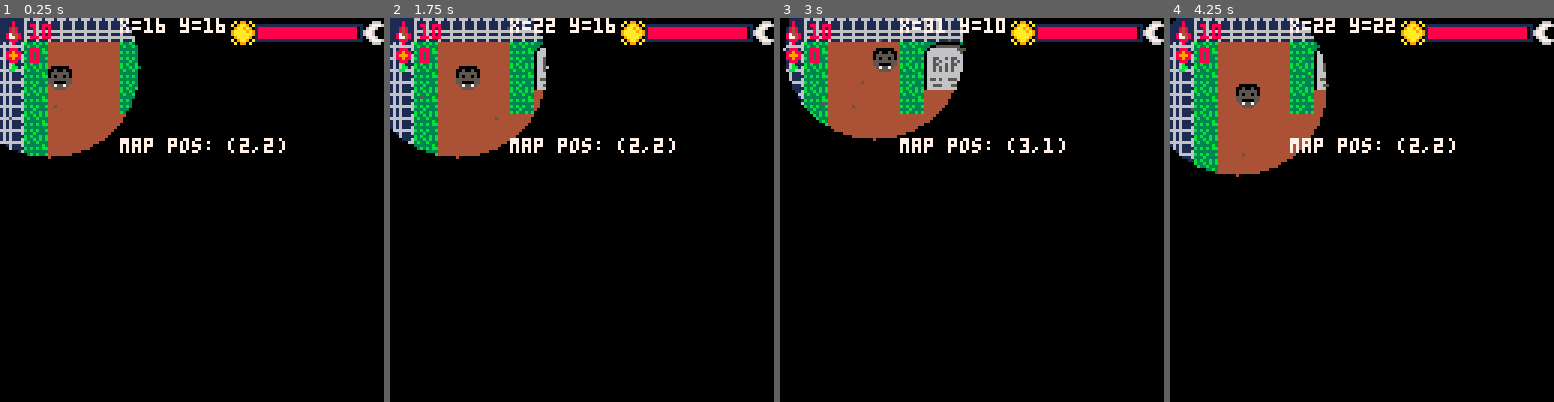
Above: before the commit, frames 1-4 (left to right).
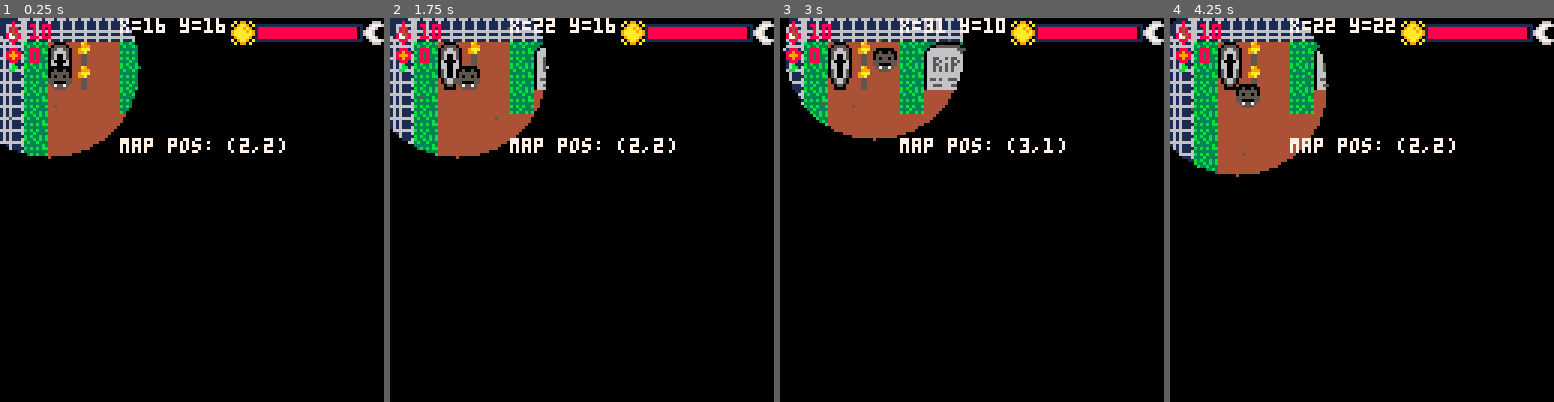
Above: after the commit, the same moments.

Repository: CarlaTabet/BitsAndBytes
Game: PICO-8 cartridge game.p8
Same seed, same stepped clock (60 frames per second), same inputs: the game is played once before the commit and once after it.
Inputs:
- Up to frame 1 (0.25 s): no input
- Up to frame 2 (1.75 s): tap X (X key) at 0.33, 1.07 s; tap O (Z key) at 0.7, 1.7 s; hold Right from 1.6 s (still down)
- Up to frame 3 (3 s): tap X (X key) at 1.85, 2.97 s; release Right at 2.1 s; tap O (Z key) at 2.1, 2.5, 2.9 s; hold Up 2.15-2.42 s; hold Right from 2.47 s (still down)
- Up to frame 4 (4.25 s): release Right at 3.03 s; hold Left 3.08-3.58 s; tap O (Z key) at 3.3, 3.7, 4.1 s; hold Down 3.63-3.97 s; hold Right from 4.02 s (still down); tap X (X key) at 4.08 s

The runs differ from the first frame. In frame 1, 0.7% of the frame differs, in the area x 0-24%, y 0-19%; in frame 2, 0.9%; in frame 3, 1.0%; in frame 4, 1.0%.

Commit message:
Added dracula coffin

Diff:
--- a/game.p8
+++ b/game.p8
@@ -782,12 +782,12 @@
 
 
 __gff__
-0000000101000001010000000000000000000100010100000000000000000000010101010000000000000000000000000101010100000000000000000000000001010101010101010101010101010000010101010101000101000101010000000001010101000000000000000000000000000000000000000000000000000000
+0000000101000001010000000000000000000100010100000000000000000100010101010000000000000000000000000101010100000000000000000000000001010101010101010101010101010000010101010101000101000101010000000001010101000000000000000000000000000000000000000000000000000000
 0000000000000000000000000000000000000000000000000000000000000000000000000000000000000000000000000000000000000000000000000000000000000000000000000000000000000000000000000000000000000000000000000000000000000000000000000000000000000000000000000000000000000000
 __map__
-1e03030303030303030303030303030303030303030303030303030303030303030303070000000000000a1d1d1d1d1d1d1d1d1d1d1d1d1d1d1d0a00000000000000000e0e0e0e0e0e0e0e0e0e0e0e0e0e0e0e0e0e0e0e0e0e0e0e0e0e0e0e0e0e0e0e0e0e0e0e0e0e0e0e0e0e0e0e0e0e0e0e0e0e0e0e0e0e0e0e0e0e0e0e0e
-0412101010122021121212020102020202021302020202021212122021120213020202040000000000000a1d0e0e0e0e0e0e0e0e0e0e0e0e0e1d0a00000000000000000e0d0d0d0d0d0d0d0d0d0d0d0d0d0d0d0d0d0d0d0d0d0d0d0d0d0d0d0d0d0d0d0d0d0d0d0d0d0d0d0d0d0d0d0d0d0d0d0d0d0d0d0d0d0d0d0d0d0d0d0e
-04121010101230313b3b1202020213020201020202020201123b3b3031120202020202040000000000000a1d0e0e0e0e0e0e0e0e0e0e0e0e0e1d0a00000000000000000e0d0d0d0d0d0d0d0d0d0d0d0d0d0d0d0d0d0d0d0d0d0d0d0d0d0d0d0d0d0d0d0d0d0d0d0d0d0d0d0d0d0d0d0d0d0d0d0d0d0d0d0d0d0d0d0d0d0d0d0e
+0803030303030303030303030303030303030303030303030303030303030303030303060000000000000a1d1d1d1d1d1d1d1d1d1d1d1d1d1d1d0a00000000000000000e0e0e0e0e0e0e0e0e0e0e0e0e0e0e0e0e0e0e0e0e0e0e0e0e0e0e0e0e0e0e0e0e0e0e0e0e0e0e0e0e0e0e0e0e0e0e0e0e0e0e0e0e0e0e0e0e0e0e0e0e
+0412173610122021121212020102020202021302020202021212122021120213020202040000000000000a1d0e0e0e0e0e0e0e0e0e0e0e0e0e1d0a00000000000000000e0d0d0d0d0d0d0d0d0d0d0d0d0d0d0d0d0d0d0d0d0d0d0d0d0d0d0d0d0d0d0d0d0d0d0d0d0d0d0d0d0d0d0d0d0d0d0d0d0d0d0d0d0d0d0d0d0d0d0d0e
+04122736101230313b3b1202020213020201020202020201123b3b3031120202020202040000000000000a1d0e0e0e0e0e0e0e0e0e0e0e0e0e1d0a00000000000000000e0d0d0d0d0d0d0d0d0d0d0d0d0d0d0d0d0d0d0d0d0d0d0d0d0d0d0d0d0d0d0d0d0d0d0d0d0d0d0d0d0d0d0d0d0d0d0d0d0d0d0d0d0d0d0d0d0d0d0d0e
 0412101010121010101012121212121212121212121212121210101010121212120201040000000000000a1d0e0e0e0e0e0e0e0e0e0e0e0e0e1d0a00000000000000000e0d0d0d0d0d0d0d0d0d0d0d0d0d0d0d0d0d0d0d0d0d0d0d0d0d0d0d0d0d0d0d0d0d0d0d0d0d0d0d0d0d0d0d0d0d0d0d0d0d0d0d0d0d0d0d0d0d0d0d0e
 0412101010101010101010101010101010101010101010101010101010101010120202040000000000000a1d0e0e0e0e0e0e0e0e0e0e0e0e0e1d0a0a000000000000000e0d0d0d0d0d0d0d0d0d0d0d0d0d0d0d0d0d0d0d0d0d0d0d0d0d0d0d0d0d0d0d0d0d0d0d0d0d0d0d0d0d0d0d0d0d0d0d0d0d0d0d0d0d0d0d0d0d0d0d0e
 04121010101010101010101010101010101010101010101010101010101010101213020400000000001d1d1d0e0e0e0e0e0e0e0e0e0e0e0e0e1d0a0a000000000000000e0d0d0d0d0d0d0d0d0d0d0d0d0d0d0d0d0d0d0d0d0d0d0d0d0d0d0d0d0d0d0d0d0d0d0d0d0d0d0d0d0d0d0d0d0d0d0d0d0d0d0d0d0d0d0d0d0d0d0d0e
Not shown, changed: 28 lines of the sprite sheet (__gfx__) section of game.p8
